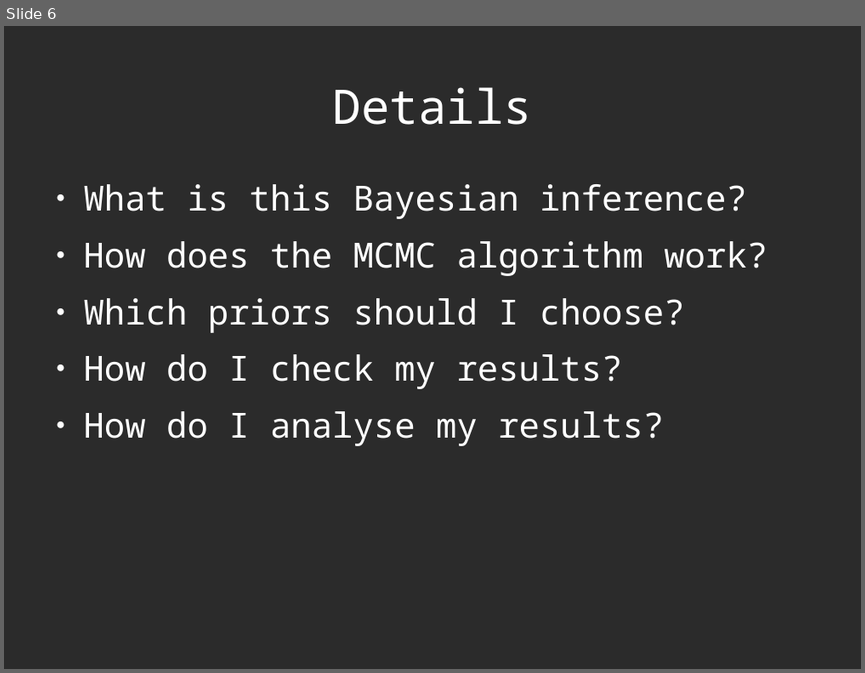
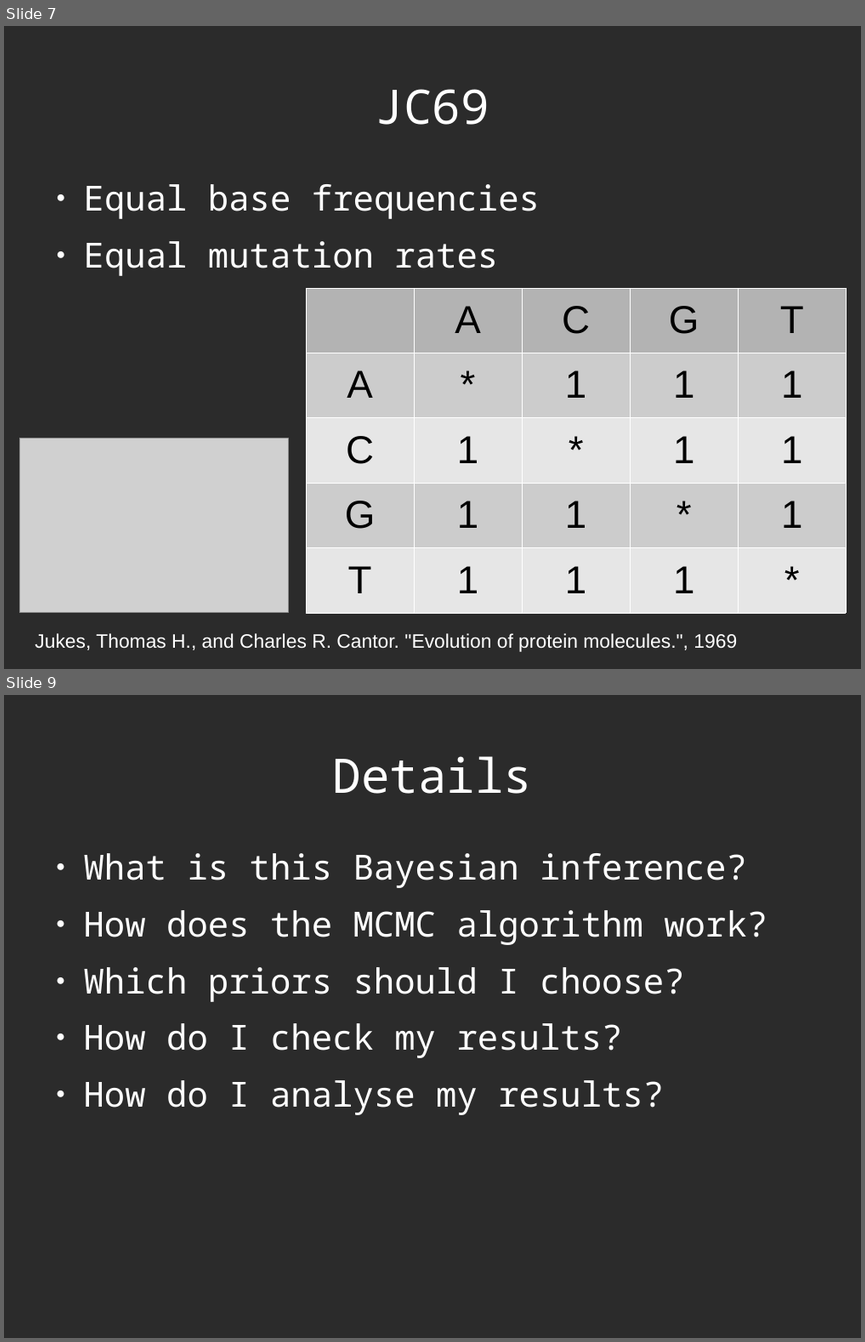
Before and after one commit to richelbilderbeek/Science, a slide deck: Bilderbeek2016Beast/Beast2.odp. Shown one above the other, each under a label of ours: slide 6 before the commit, slides 7 and 9 after it; the slides between them are not shown. The pictures are 865x673 and 865x1342 pixels, drawn with LibreOffice and Linux fonts; fonts in the diff are those of the drawing; grey boxes stand for pictures; background and template pictures are left out; a plain dark background stands for a picture behind light text. Boxes give left, top, right and bottom in pixels: in the first picture for what was removed or moved away, otherwise in the second. Text is boxed around its words. In the diff, an @@ line names an element or a change of style, - is before the commit and + after.

```diff
--- a/Bilderbeek2016Beast/Beast2.odp
+++ b/Bilderbeek2016Beast/Beast2.odp
@@ slide 7 added at (x1=4, y1=26, x2=861, y2=669), background picture (left out) @@
@@ title added at (x1=375, y1=89, x2=489, y2=125), 44 pt, text #FFFFFF @@
+JC69
@@ text added at (x1=84, y1=184, x2=540, y2=276), 32 pt, text #FFFFFF @@
+● Equal base frequencies
+● Equal mutation rates
@@ table added at (x1=306, y1=288, x2=846, y2=613), 5 rows, 5 columns @@
+ | A | C | G | T
+A | * | 1 | 1 | 1
+C | 1 | * | 1 | 1
+G | 1 | 1 | * | 1
+T | 1 | 1 | 1 | *
@@ picture added at (x1=19, y1=438, x2=288, y2=612) @@
@@ text added at (x1=35, y1=633, x2=737, y2=652), 18 pt, text #FFFFFF @@
+Jukes, Thomas H., and Charles R. Cantor. "Evolution of protein molecules.", 1969
@@ what was slide 6 is now slide 9 @@
```
Also in this commit, not shown: 1 slide changed, 5 other slides added, 3 slides removed, 3 other files.
